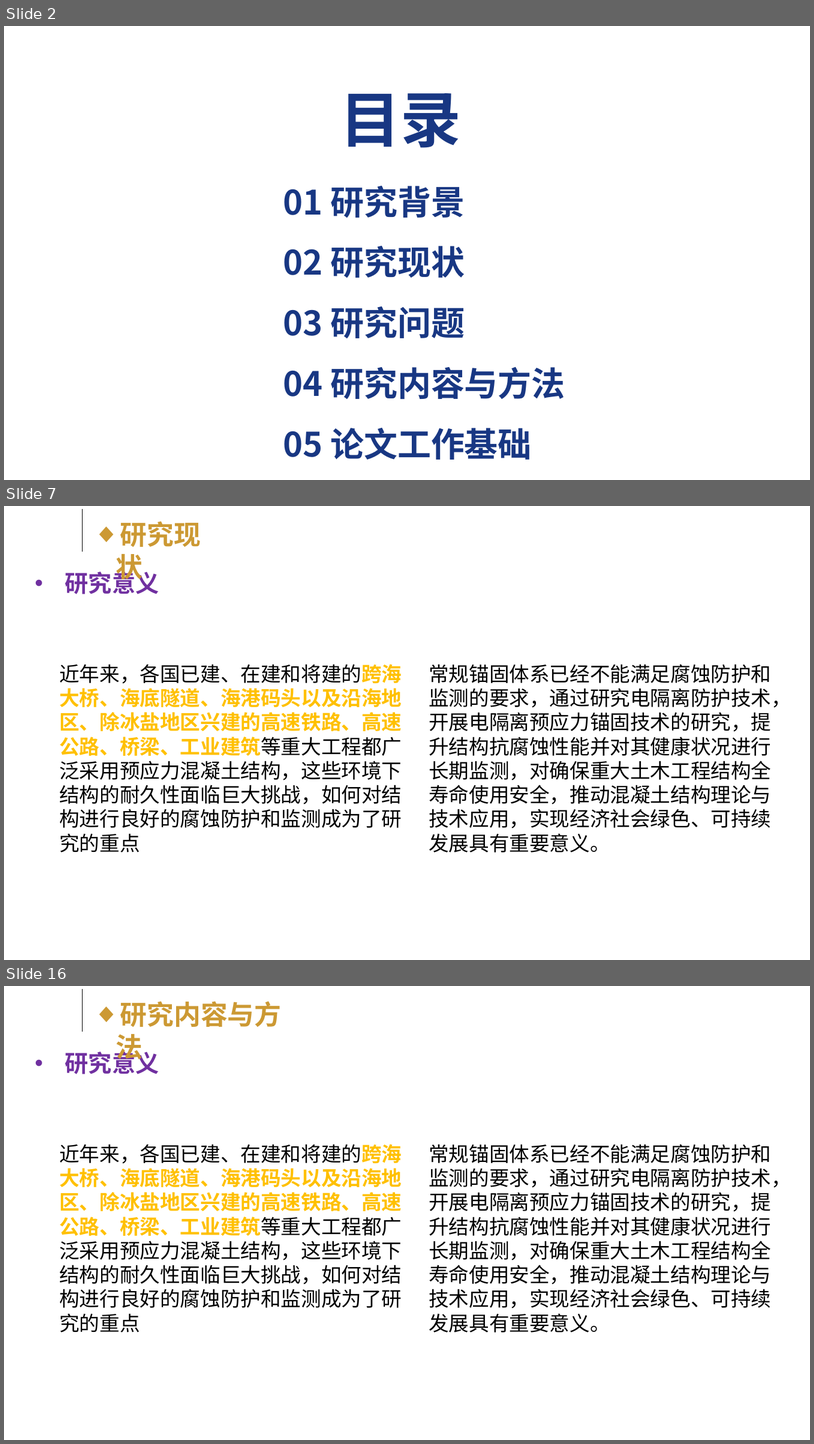
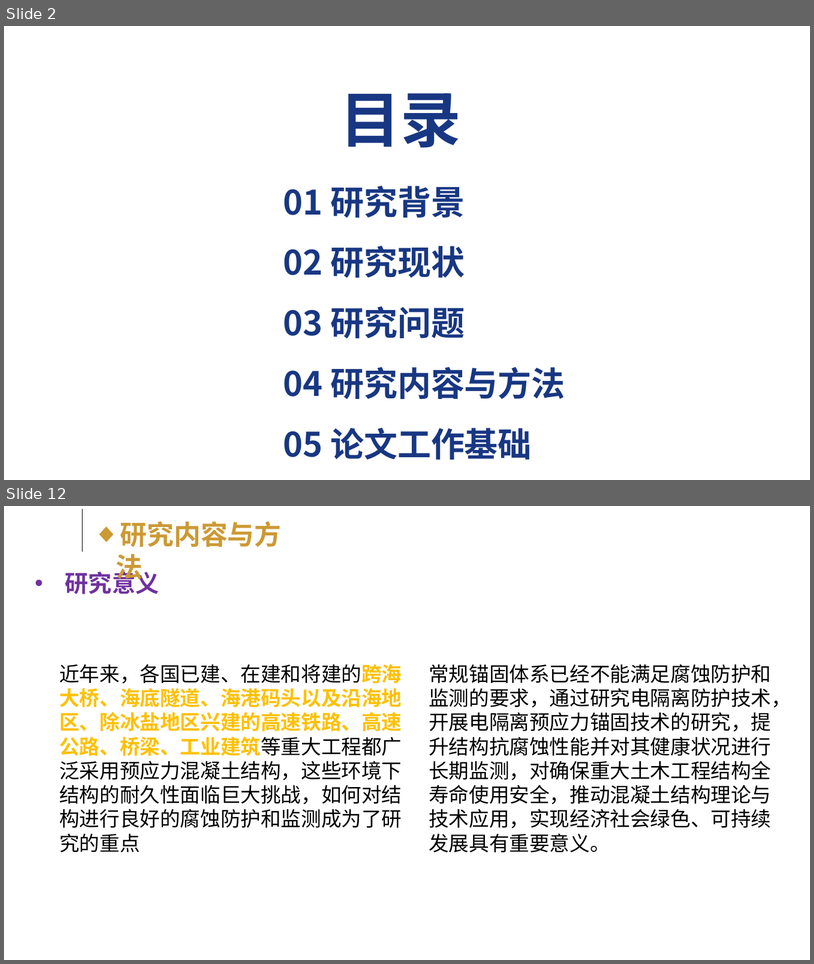
Before and after one commit to kokowhen/paper-manage, a slide deck: EIT/开题答辩slide.pptx. Shown one above the other, each under a label of ours: slides 2, 7 and 16 before the commit, slides 2 and 12 after it; the slides between them are not shown. The pictures are 814x1444 and 814x964 pixels, drawn with LibreOffice and Linux fonts; fonts in the diff are those of the drawing; background and template pictures are left out. Boxes give left, top, right and bottom in pixels: in the first picture for what was removed or moved away, otherwise in the second. Text is boxed around its words. In the diff, an @@ line names an element or a change of style, - is before the commit and + after.

```diff
--- a/EIT/开题答辩slide.pptx
+++ b/EIT/开题答辩slide.pptx
@@ slide 7 removed at (4, 506, 810, 960), background #FFFFFF @@
@@ line removed from (82, 509) to (82, 552) @@
@@ text removed at (116, 521, 201, 584) @@
-◆ 研究现状
@@ text removed at (65, 568, 159, 594) @@
-• 研究意义
@@ text removed at (59, 664, 402, 852) @@
-近年来，各国已建、在建和将建的跨海大桥、海底隧道、海港码头以及沿海地区、除冰盐地区兴建的高速铁路、高速公路、桥梁、工业建筑等重大工程都广泛采用预应力混凝土结构，这些环境下结构的耐久性面临巨大挑战，如何对结构进行良好的腐蚀防护和监测成为了研究的重点
@@ text removed at (429, 664, 792, 852) @@
-常规锚固体系已经不能满足腐蚀防护和监测的要求，通过研究电隔离防护技术，开展电隔离预应力锚固技术的研究，提升结构抗腐蚀性能并对其健康状况进行长期监测，对确保重大土木工程结构全寿命使用安全，推动混凝土结构理论与技术应用，实现经济社会绿色、可持续发展具有重要意义。
@@ what was slide 16 is now slide 12 @@
```
Also in this commit, not shown: 8 slides changed, 1 slide added, 5 other slides removed, 14 other files.
